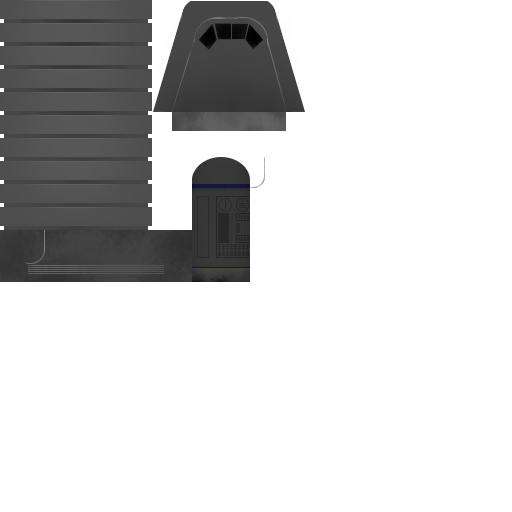
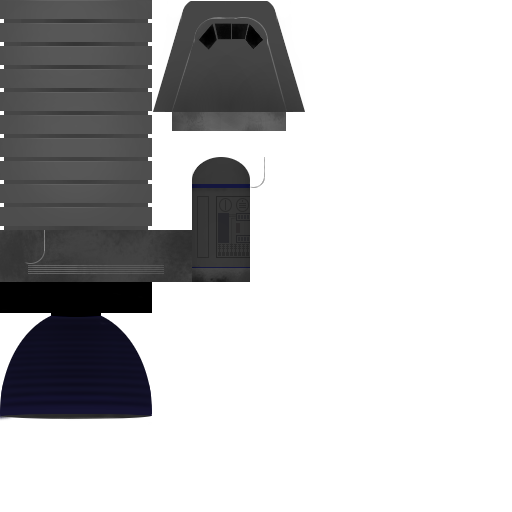
Comparing the layer stacks of the two 512px x 512px images. Changes:
added layer "stripes" (multiply, 67%) above "mk2 Engine" over [0, 314, 152, 411]
painted on "mk2 Engine" over [0, 282, 152, 421]
